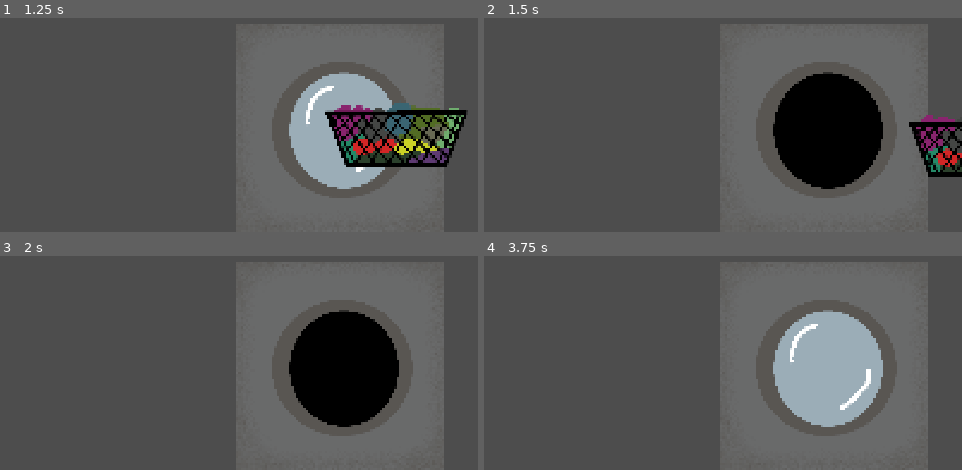
Above: before the commit, frames 1-4 (two rows, left to right).
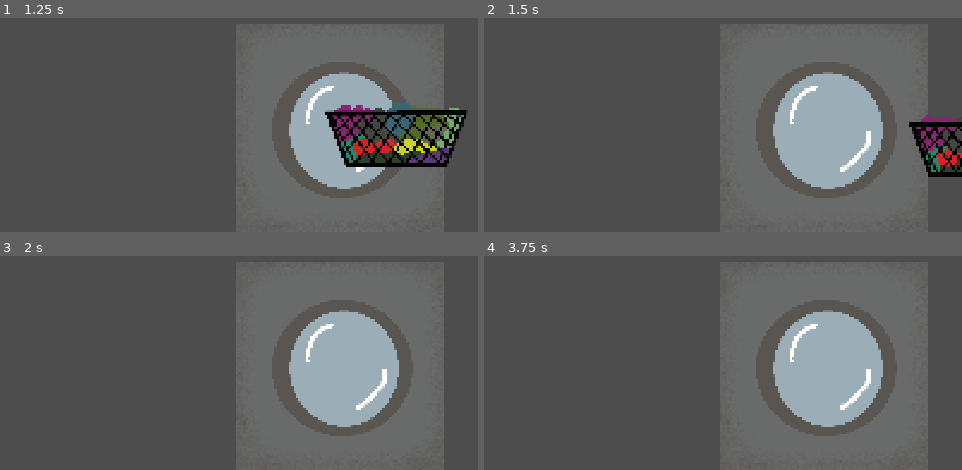
Above: after the commit, the same moments.

Repository: AndrewCromar/quux
Game: Godot game, scene res://scenes/world.tscn
Two runs of this game, one before a commit and one after it. Both use one fixed random seed, a clock stepped at 60 frames per second and the inputs below.
Inputs (mouse positions are in pixels of both pictures, inside the frame that each line leads up to):
- Up to frame 1 (1.25 s): drag from (76, 191) to (339, 127) at 0.52 s
- Up to frame 2 (1.5 s): drag from (823, 127) to (522, 97) at 1.27 s
- Up to frame 3 (2 s): no input
- Up to frame 4 (3.75 s): tap Enter at 2, 3.5 s; move the mouse to (outside the picture) at 2.02 s; click (outside the picture) at 2.17 s; tap Space at 2.75 s; drag from (522, 335) to (outside the picture) at 2.77 s; move the mouse to (804, 311) at 3.52 s; click (804, 311) at 3.67 s

Frame 1 is identical in both runs. In frame 2, 9.7% of the frame differs, in the area x 60-84%, y 25-80%; in frame 3, 9.7%; in frame 4, nothing differs.
Error after the commit: Parse Error: Identifier "graphic_full_open" not declared in the current scope. (res://scripts/machine.gd:27)

Commit message:
machine graphics

Diff:
--- a/godot-project/scenes/machine.tscn
+++ b/godot-project/scenes/machine.tscn
@@ -3,6 +3,10 @@
 [ext_resource type="Script" uid="uid://b7n8afr24tjuj" path="res://scripts/machine.gd" id="1_73k52"]
 [ext_resource type="Texture2D" uid="uid://bx1jbc00tvodf" path="res://assets/washer_empty_closed.png" id="1_a5lir"]
 [ext_resource type="Texture2D" uid="uid://m83j6wsk2qdm" path="res://assets/washer_empty_open.png" id="3_448ux"]
+[ext_resource type="Texture2D" uid="uid://b8bbcvtnf16yj" path="res://assets/washer_full_closed_wet.png" id="4_wqnt1"]
+[ext_resource type="Texture2D" uid="uid://wchaxwf3431j" path="res://assets/washer_full_closed_dry.png" id="5_25hvn"]
+[ext_resource type="Texture2D" uid="uid://cgewgnqjrkdyg" path="res://assets/washer_full_open_wet.png" id="6_aee78"]
+[ext_resource type="Texture2D" uid="uid://cpgpa58v2dnrs" path="res://assets/washer_full_open_dry.png" id="7_hpsch"]
 
 [sub_resource type="RectangleShape2D" id="RectangleShape2D_a5lir"]
 size = Vector2(500, 500)
@@ -11,9 +15,18 @@
 script = ExtResource("1_73k52")
 graphic_empty_closed = ExtResource("1_a5lir")
 graphic_empty_open = ExtResource("3_448ux")
+graphic_full_closed_wet = ExtResource("4_wqnt1")
+graphic_full_closed_dry = ExtResource("5_25hvn")
+graphic_full_open_wet = ExtResource("6_aee78")
+graphic_full_open_dry = ExtResource("7_hpsch")
+is_dryer = null
 
 [node name="CollisionShape2D" type="CollisionShape2D" parent="." unique_id=1850751553]
 shape = SubResource("RectangleShape2D_a5lir")
 
 [node name="Sprite2D" type="Sprite2D" parent="." unique_id=2117422900]
 texture = ExtResource("1_a5lir")
+
+[node name="Timer" type="Timer" parent="." unique_id=2117422901]
+wait_time = 5.0
+one_shot = true
--- a/godot-project/scripts/hamper.gd
+++ b/godot-project/scripts/hamper.gd
@@ -1,4 +1,6 @@
 extends RigidBody2D
+
+signal dropped(hamper: RigidBody2D)
 
 @export var graphic_empty : Texture2D
 @export var graphic_full_dry : Texture2D
@@ -30,4 +32,6 @@
 func _unhandled_input(event: InputEvent) -> void:
 	if event is InputEventMouseButton and event.button_index == MOUSE_BUTTON_LEFT:
 		if not event.pressed:
-			dragging = false
+			if dragging:
+				dragging = false
+				dropped.emit(self)
--- a/godot-project/scripts/machine.gd
+++ b/godot-project/scripts/machine.gd
@@ -2,28 +2,71 @@
 
 @export var graphic_empty_closed : Texture2D
 @export var graphic_empty_open : Texture2D
-@export var graphic_full_closed : Texture2D
-@export var graphic_full_open : Texture2D
+@export var graphic_full_closed_wet : Texture2D
+@export var graphic_full_closed_dry : Texture2D
+@export var graphic_full_open_wet : Texture2D
+@export var graphic_full_open_dry : Texture2D
+
+# Washer wets the laundry, dryer dries it. Flip this on the dryer scene.
+@export var is_dryer : bool = false
 
 @onready var graphic : Sprite2D = $Sprite2D
+@onready var timer : Timer = $Timer
 
 var open : bool = false
 var full : bool = false
+var wet : bool = false
+var running : bool = false
 
 func _ready() -> void:
 	body_entered.connect(_on_body_entered)
+	body_exited.connect(_on_body_exited)
+	timer.timeout.connect(_on_cycle_finished)
 
 func _process(_delta: float) -> void:
 	graphic.texture = (graphic_full_open if open else graphic_full_closed) if full else (graphic_empty_open if open else graphic_empty_closed)
 
 func _on_body_entered(body: Node2D) -> void:
 	if body.is_in_group("hamper"):
-		if open:
-			if body.dragging:
-				# wait until not dragging, if still in empty basket and fill machine
-				pass
+		# Start listening for this hamper's drop while it's over us.
+		body.dropped.connect(_on_hamper_dropped)
+
+func _on_body_exited(body: Node2D) -> void:
+	if body.is_in_group("hamper"):
+		# It left the machine before being dropped — stop listening.
+		if body.dropped.is_connected(_on_hamper_dropped):
+			body.dropped.disconnect(_on_hamper_dropped)
+
+func _on_hamper_dropped(hamper: RigidBody2D) -> void:
+	# Fired when the user releases a hamper that is currently over this machine.
+	if not open:
+		return
+	if not full and hamper.full:
+		# Dump the full hamper into the empty, open machine.
+		full = true
+		wet = hamper.wet
+		hamper.full = false
+	elif full and not hamper.full:
+		# Pull the processed laundry back into an empty hamper.
+		hamper.full = true
+		hamper.wet = wet
+		full = false
 
 func _input_event(_viewport: Node, event: InputEvent, _shape_idx: int) -> void:
-	if event is InputEventMouseButton and event.button_index == MOUSE_BUTTON_LEFT:
-		if event.pressed:
-			open = !open
+	if event is InputEventMouseButton and event.button_index == MOUSE_BUTTON_LEFT and event.pressed:
+		if running:
+			return  # locked shut while a cycle is running
+		if open:
+			open = false
+			if full:
+				_start_cycle()  # closing a loaded machine starts the cycle
+		else:
+			open = true
+
+func _start_cycle() -> void:
+	running = true
+	timer.start()  # uses the Timer node's wait_time, tweak it in the editor
+
+func _on_cycle_finished() -> void:
+	running = false
+	wet = not is_dryer  # washer leaves it wet, dryer leaves it dry
Renamed: godot-project/assets/washer_full_closed.png -> godot-project/assets/washer_full_closed_dry.png
Not shown, added: godot-project/assets/washer_full_closed_dry.png.import
Binary file added: godot-project/assets/washer_full_closed_wet.png
Not shown, changed: godot-project/assets/washer_full_closed_wet.png.import
Renamed: godot-project/assets/washer_full_open.png -> godot-project/assets/washer_full_open_dry.png
Not shown, added: godot-project/assets/washer_full_open_dry.png.import
Binary file added: godot-project/assets/washer_full_open_wet.png
Not shown, changed: godot-project/assets/washer_full_open_wet.png.import
